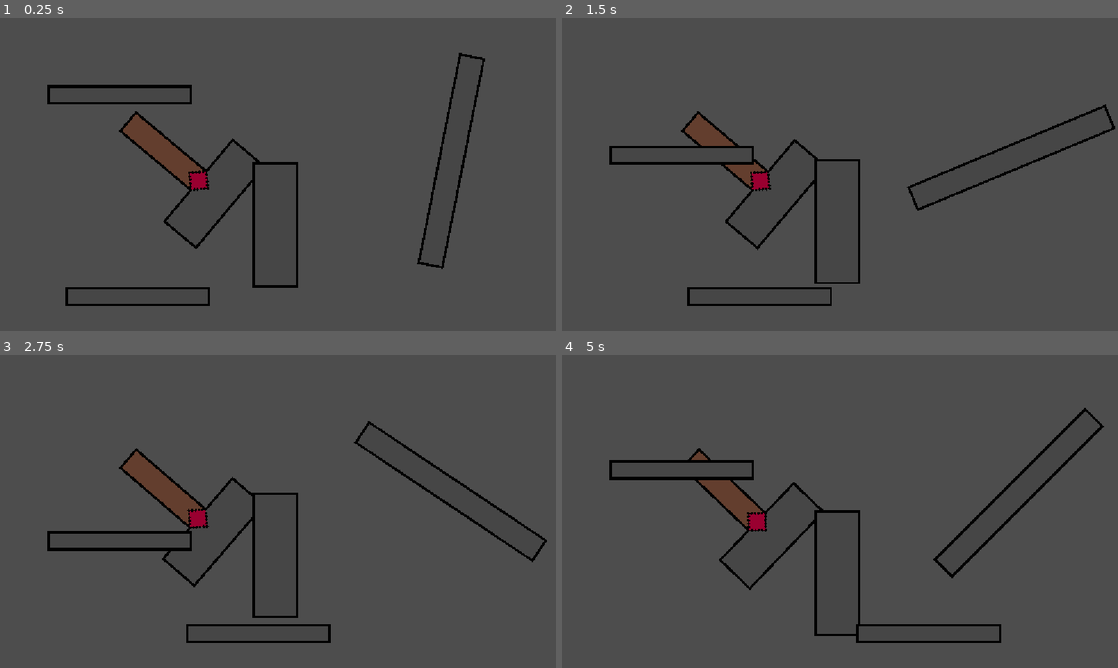
Above: before the commit, frames 1-4 (two rows, left to right).
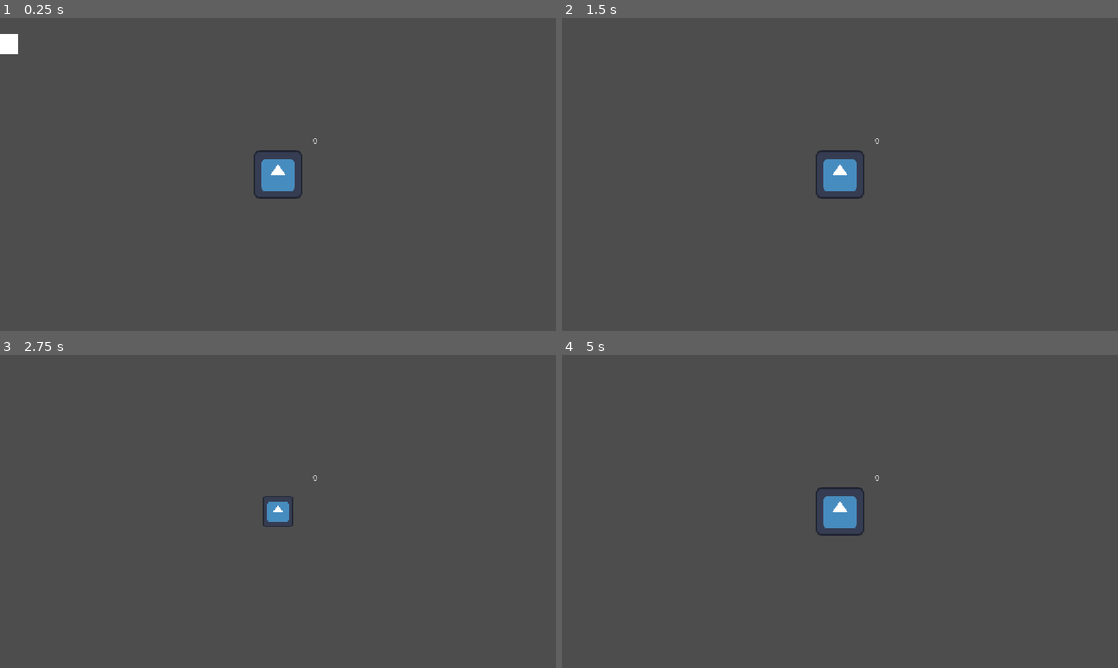
Above: after the commit, the same moments.

Repository: eastern2727/Game-jam
Game: Godot game, scene res://main.tscn
Same seed, same stepped clock (60 frames per second), same inputs: the game is played once before the commit and once after it. The engine's default icon, where the game draws it, is replaced by a stand-in: a white triangle on a blue panel in a dark square.
Inputs:
- Up to frame 1 (0.25 s): no input
- Up to frame 2 (1.5 s): hold Space (compress) 0.53-1.28 s; hold D (right) from 0.53 s (still down); tap Space (compress) at 1.35 s
- Up to frame 3 (2.75 s): release D (right) at 2.03 s; hold A (left) from 2.03 s (still down); hold Space (compress) from 2.03 s (still down)
- Up to frame 4 (5 s): release A (left) at 2.78 s; release Space (compress) at 2.78 s; hold D (right) 2.78-4.28 s; tap Space (compress) at 2.85, 4.35 s; hold Space (compress) 3.53-4.28 s; hold A (left) from 4.28 s (still down)

The runs differ from the first frame. In frame 1, 4.8% of the frame differs, in the area x 0-88%, y 5-92%; in frame 2, 4.1%; in frame 3, 4.2%; in frame 4, 4.3%.

Commit message:
push

Diff:
--- a/game-jam-real/main.tscn
+++ b/game-jam-real/main.tscn
@@ -1,6 +1,7 @@
 [gd_scene format=3 uid="uid://c2tkk3sxl8m3c"]
 
 [ext_resource type="Texture2D" uid="uid://cgiwpvdxx070w" path="res://pixil-frame-0 (6).png" id="1_0xm2m"]
+[ext_resource type="PackedScene" uid="uid://d3gcteqirkqu0" path="res://player.tscn" id="1_ig7tw"]
 [ext_resource type="Script" uid="uid://bi5bn7g54hp5s" path="res://Hammer.gd" id="2_0xm2m"]
 [ext_resource type="Texture2D" uid="uid://cmkntw8sqm3qt" path="res://pixil-frame-0 (7).png" id="3_1bvp3"]
 [ext_resource type="Script" uid="uid://naufju7bo2ip" path="res://PowerHammer.gd" id="4_lquwl"]
@@ -10,10 +11,28 @@
 [ext_resource type="Script" uid="uid://brq1wcscmx1ql" path="res://floating_platform_h.gd" id="7_272bh"]
 [ext_resource type="Script" uid="uid://dk2dqec6gnfyc" path="res://floating_platform_v.gd" id="9_kek77"]
 
+[sub_resource type="RectangleShape2D" id="RectangleShape2D_g4v7s"]
+size = Vector2(1743, 157)
+
+[sub_resource type="RectangleShape2D" id="RectangleShape2D_yf5fn"]
+size = Vector2(431.25, 179)
+
+[sub_resource type="RectangleShape2D" id="RectangleShape2D_57qmd"]
+size = Vector2(64, 213)
+
+[sub_resource type="RectangleShape2D" id="RectangleShape2D_d0u6y"]
+size = Vector2(825, 20)
+
+[sub_resource type="RectangleShape2D" id="RectangleShape2D_3gngh"]
+size = Vector2(769.5, 53.5)
+
+[sub_resource type="RectangleShape2D" id="RectangleShape2D_fcnqv"]
+size = Vector2(212, 20)
+
 [node name="Node2D" type="Node2D" unique_id=2011774588]
 
 [node name="Hammer" type="Sprite2D" parent="." unique_id=1725210622]
-position = Vector2(284, 228)
+position = Vector2(-758.9999, 13.0000305)
 scale = Vector2(5, 5)
 texture = ExtResource("1_0xm2m")
 centered = false
@@ -21,24 +40,64 @@
 script = ExtResource("2_0xm2m")
 
 [node name="PowerHammer" type="Sprite2D" parent="." unique_id=1427582556]
-position = Vector2(578.00006, 283.00003)
+position = Vector2(-797.9998, 335)
 scale = Vector2(5, 5)
 texture = ExtResource("3_1bvp3")
 script = ExtResource("4_lquwl")
 
 [node name="Spinny" type="Sprite2D" parent="." unique_id=1082940939]
-position = Vector2(939, 289)
+position = Vector2(-807, -325)
 texture = ExtResource("5_7mycd")
 centered = false
 offset = Vector2(-180, -250)
 script = ExtResource("6_272bh")
 
 [node name="FloatingPlatformH" type="Sprite2D" parent="." unique_id=137507124]
-position = Vector2(250, 592)
+position = Vector2(-588, 722)
 texture = ExtResource("7_5vw27")
 script = ExtResource("7_272bh")
 
 [node name="FloatingPlatformV" type="Sprite2D" parent="." unique_id=1076781233]
-position = Vector2(238, 149)
+position = Vector2(-749, 986)
 texture = ExtResource("7_5vw27")
 script = ExtResource("9_kek77")
+
+[node name="Player" parent="." unique_id=681009790 instance=ExtResource("1_ig7tw")]
+position = Vector2(578, 332)
+
+[node name="StaticBody2D" type="StaticBody2D" parent="." unique_id=2139852630]
+position = Vector2(255, 449)
+
+[node name="CollisionShape2D" type="CollisionShape2D" parent="StaticBody2D" unique_id=1610223542]
+position = Vector2(606, 51.5)
+shape = SubResource("RectangleShape2D_g4v7s")
+
+[node name="ColorRect" type="ColorRect" parent="StaticBody2D/CollisionShape2D" unique_id=269055465]
+offset_left = -861.0
+offset_top = -432.0
+offset_right = -821.0
+offset_bottom = -392.0
+
+[node name="CollisionShape2D2" type="CollisionShape2D" parent="StaticBody2D" unique_id=909929934]
+position = Vector2(1654.375, 37.5)
+shape = SubResource("RectangleShape2D_yf5fn")
+
+[node name="CollisionShape2D3" type="CollisionShape2D" parent="StaticBody2D" unique_id=713757126]
+position = Vector2(1835, 77)
+shape = SubResource("RectangleShape2D_57qmd")
+
+[node name="CollisionShape2D4" type="CollisionShape2D" parent="StaticBody2D" unique_id=823539601]
+position = Vector2(2242, 191)
+shape = SubResource("RectangleShape2D_d0u6y")
+
+[node name="CollisionShape2D5" type="CollisionShape2D" parent="StaticBody2D" unique_id=1384211297]
+position = Vector2(2626, 80)
+shape = SubResource("RectangleShape2D_57qmd")
+
+[node name="CollisionShape2D6" type="CollisionShape2D" parent="StaticBody2D" unique_id=1076745297]
+position = Vector2(2995.25, -2.75)
+shape = SubResource("RectangleShape2D_3gngh")
+
+[node name="CollisionShape2D7" type="CollisionShape2D" parent="StaticBody2D" unique_id=1812468767]
+position = Vector2(3503, -32)
+shape = SubResource("RectangleShape2D_fcnqv")
